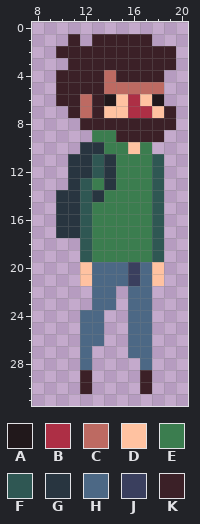
A pixel-art sprite gets an edit: resources/player.png. The first picture shows the starting point.
The file is 32x32 pixels. Shown: x 8..20, y 0..31.
Palette (. is transparent): A #21181b  B #ad2f45  C #bd6a62  D #ffc2a1  E #3b7d4f  F #2f5753  G #283540  H #4c6885  J #3a3f5e  K #3b2027
Pixels before, first column x 10:
 1 .K.KKKKK..
 2 KKKKKKKKKK
 3 .KKKKKKKKK
 4 KKKKCKKKK.
 5 KKKKCCCCC.
 6 KKCKADBDA.
 7 .KCKDDBBDK
 8 ..KKKKKKKK
 9 ...EEKKKK.
10 ..GGEEDE..
11 .GGFGEEEF.
12 .GGFGEEEF.
13 .GFEGEEEF.
14 GGFGEEEEF.
15 GGFEEEEEF.
16 GGFEEEEEF.
17 GGFEEEEEF.
18 ..FEEEEEF.
19 ..FEEEEEF.
20 ..DHHHJHD.
21 ..DHHHJHD.
22 ...HH.HH..
23 ...HH.HH..
24 ..HH..HH..
25 ..HH..HH..
26 ..HH..HH..
27 ..H...HH..
28 ..H....H..
29 ..K....K..
30 ..K....K..
Now the later version:
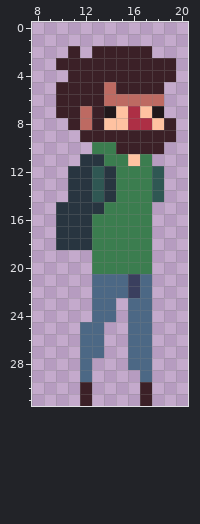
Difference:
Changed rows in their new state; - is an unchanged pixel.
first column x 10:
 1 -.-.....--
 2 .-.-----..
 3 K---------
 4 .---K----K
 5 -----KKKK-
 6 --K-CCCCC-
 7 K---A--DA.
 8 -KC-DDBBD-
 9 --KKK----K
10 --.E-KKKK-
11 -.-GE-D-.-
13 --GF------
14 .-GFG-----
15 --GG----.-
16 --G-----.-
17 --G-----.-
18 GGG-----.-
19 --.-----.-
20 --.EEEEE.-
21 --.-----.-
22 -----HJ---
24 --.-H-----
27 ---H------
28 ------H---
29 --H----H--
31 --K----K--
Pixel boxes of the changes (left, top, right, bottom) in both pictures:
changed: (56, 34, 176, 406)
